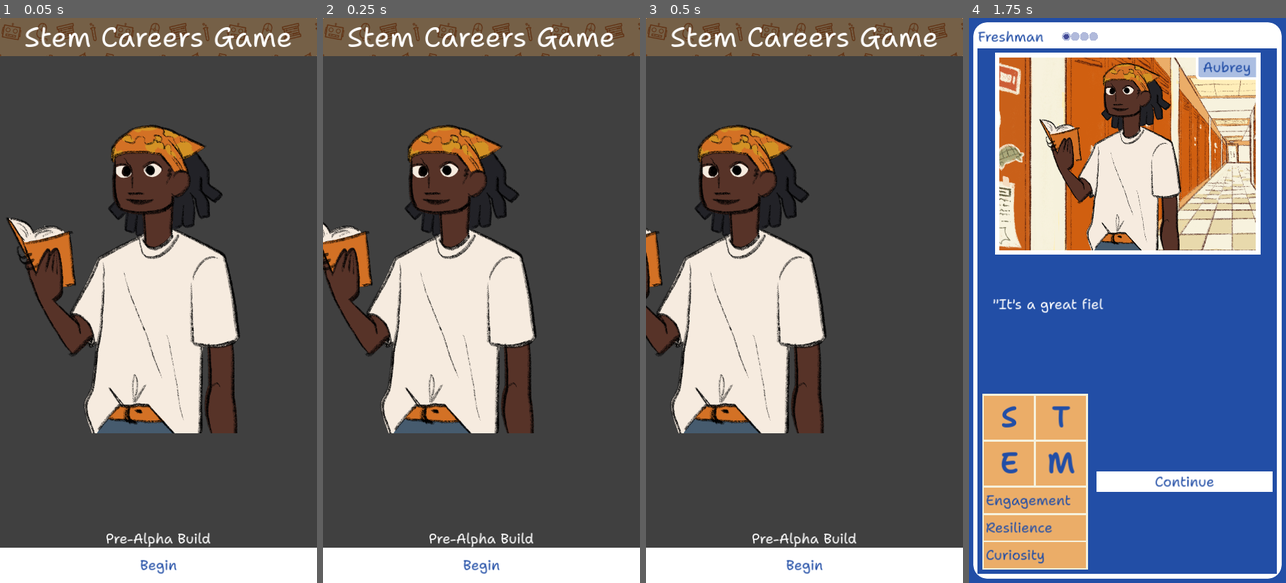
Above: before the commit, frames 1-4 (left to right).
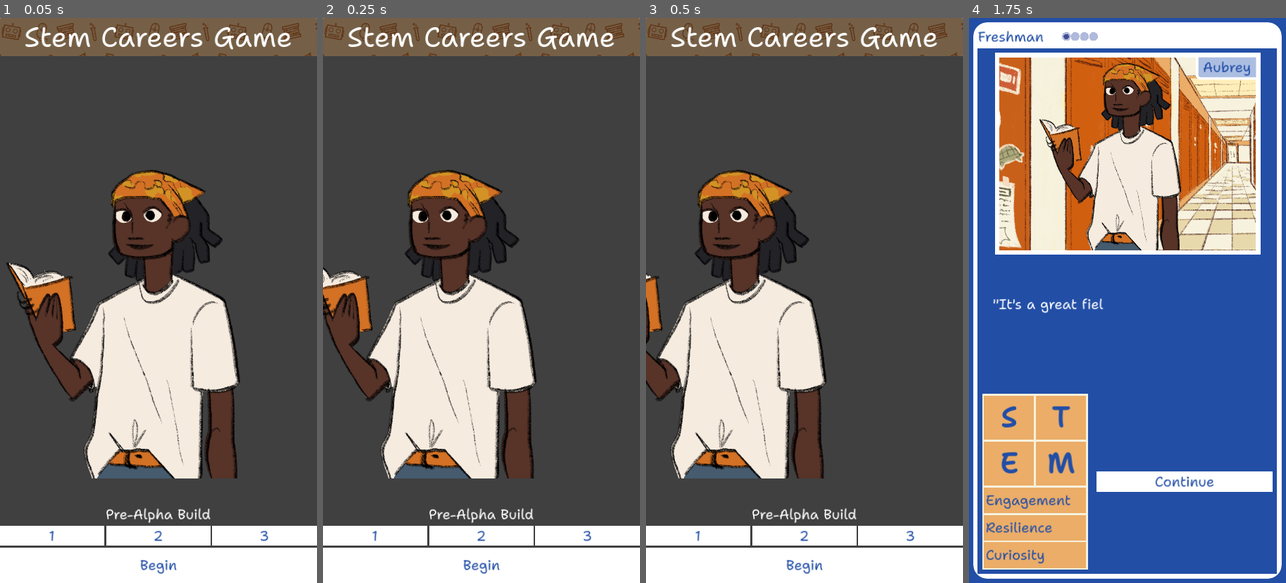
Above: after the commit, the same moments.

Repository: stem-career-paths/game
Game: Godot game, scene res://ui/screen.tscn
Same seed, same stepped clock (60 frames per second), same inputs: the game is played once before the commit and once after it. The engine's default icon, where the game draws it, is replaced by a stand-in: a white triangle on a blue panel in a dark square.
Inputs (mouse positions are in pixels of both pictures, inside the frame that each line leads up to):
- Up to frame 1 (0.05 s): no input
- Up to frame 2 (0.25 s): no input
- Up to frame 3 (0.5 s): no input
- Up to frame 4 (1.75 s): click (1127, 566) at 0.52 s; click (1184, 481) at 1.25 s

The runs differ from the first frame. In frame 1, 22% of the frame differs, in the area x 0-100%, y 18-94%; in frame 2, 22%; in frame 3, 20%; in frame 4, nothing differs.

Commit message:
Add turns per year testing option to start screen

Diff:
--- a/project/test/integration/story_quantity_test.gd
+++ b/project/test/integration/story_quantity_test.gd
@@ -14,6 +14,6 @@
 	var needed_stories := world.turns_per_year * 4
 
 	assert_true(count >= needed_stories, "Not enough stories. We need at least %d but there are %d." % [
-		world.turns_per_year,
-		needed_stories
+		needed_stories,
+		count
 	])
--- a/project/ui/main_scene.gd
+++ b/project/ui/main_scene.gd
@@ -87,3 +87,7 @@
 	var story_path : String = world.available_stories.pick_random()
 	world.available_stories.erase(story_path)
 	return story_path
+
+
+func set_turns_per_year(turns: int) -> void:
+	world.turns_per_year = turns
--- a/project/ui/start_scene.gd
+++ b/project/ui/start_scene.gd
@@ -8,6 +8,7 @@
 @onready var _image_scroll_container: ScrollContainer = %ImageScrollContainer
 @onready var _image_parent: Container = %ImageScrollContainer.get_child(0)
 @onready var _cast: Cast = Cast.new()
+@onready var _main_scene := preload("res://ui/main_scene.tscn")
 
 
 func _ready() -> void:
@@ -15,6 +16,10 @@
 
 	for image in _image_parent.get_children():
 		image.texture = _get_image()
+
+	# Add debug options if running from the editor
+	if OS.has_feature("editor"):
+		_add_debug_start_options()
 
 
 func _process(delta) -> void:
@@ -44,6 +49,25 @@
 	_image_scroll_container.scroll_horizontal = 0
 
 
+func _add_debug_start_options() -> void:
+	_add_turns_per_year_buttons()
+
+
+func _add_turns_per_year_buttons() -> void:
+	for i in range(1, World.MAX_TURNS_PER_YEAR + 1):
+		var button: Control = preload("res://ui/audible_button.tscn").instantiate()
+		button.text = str(i)
+		button.pressed.connect(_on_turns_per_year_button_pressed.bind(i))
+		button.size_flags_horizontal = Control.SIZE_EXPAND_FILL
+		%DebugOptions.add_child(button)
+
+
+func _on_turns_per_year_button_pressed(turns_per_year: int) -> void:
+	var new_scene: Control = _main_scene.instantiate()
+	new_scene.call_deferred("set_turns_per_year", turns_per_year)
+	owner.change_scene(new_scene)
+
+
 func _on_start_button_pressed() -> void:
-	var new_scene :Control = load("res://ui/main_scene.tscn").instantiate()
+	var new_scene: Control = _main_scene.instantiate()
 	owner.change_scene(new_scene)
--- a/project/ui/start_scene.tscn
+++ b/project/ui/start_scene.tscn
@@ -103,23 +103,33 @@
 texture = ExtResource("4_3jef5")
 stretch_mode = 5
 
-[node name="Label" type="Label" parent="VBoxContainer/ImagePanel/VBoxContainer"]
-custom_minimum_size = Vector2(0, 200)
+[node name="ColorRect" type="ColorRect" parent="VBoxContainer"]
+layout_mode = 2
+
+[node name="VBoxContainer" type="VBoxContainer" parent="VBoxContainer/ColorRect"]
+layout_mode = 1
+anchors_preset = 12
+anchor_top = 1.0
+anchor_right = 1.0
+anchor_bottom = 1.0
+offset_top = -132.0
+grow_horizontal = 2
+grow_vertical = 0
+
+[node name="Label" type="Label" parent="VBoxContainer/ColorRect/VBoxContainer"]
 layout_mode = 2
 text = "Pre-Alpha Build"
 horizontal_alignment = 1
 vertical_alignment = 1
 
-[node name="ColorRect" type="ColorRect" parent="VBoxContainer"]
+[node name="DebugOptions" type="HBoxContainer" parent="VBoxContainer/ColorRect/VBoxContainer"]
+unique_name_in_owner = true
 layout_mode = 2
 
-[node name="AudibleButton" parent="VBoxContainer/ColorRect" instance=ExtResource("5_sj70n")]
+[node name="AudibleButton" parent="VBoxContainer/ColorRect/VBoxContainer" instance=ExtResource("5_sj70n")]
+custom_minimum_size = Vector2(0, 80)
 layout_mode = 2
-anchors_preset = 0
-anchor_right = 0.0
-anchor_bottom = 0.0
-offset_top = -80.0
-offset_right = 720.0
+size_flags_vertical = 3
 text = "Begin"
 
-[connection signal="pressed" from="VBoxContainer/ColorRect/AudibleButton" to="." method="_on_start_button_pressed"]
+[connection signal="pressed" from="VBoxContainer/ColorRect/VBoxContainer/AudibleButton" to="." method="_on_start_button_pressed"]
--- a/project/world/world.gd
+++ b/project/world/world.gd
@@ -2,6 +2,9 @@
 class_name World extends RefCounted
 
 signal turns_changed(new_turn : int)
+
+## The maximum number of turns that can be taken in a year
+const MAX_TURNS_PER_YEAR = 3
 
 ## The current character whose story is being played
 var character := Character.new()
@@ -20,7 +23,7 @@
 ## All the locations
 var game_map := GameMap.new()
 
-var turns_per_year := 1
+var turns_per_year := MAX_TURNS_PER_YEAR
 
 ## The number of turns the player has taken.
 ##
